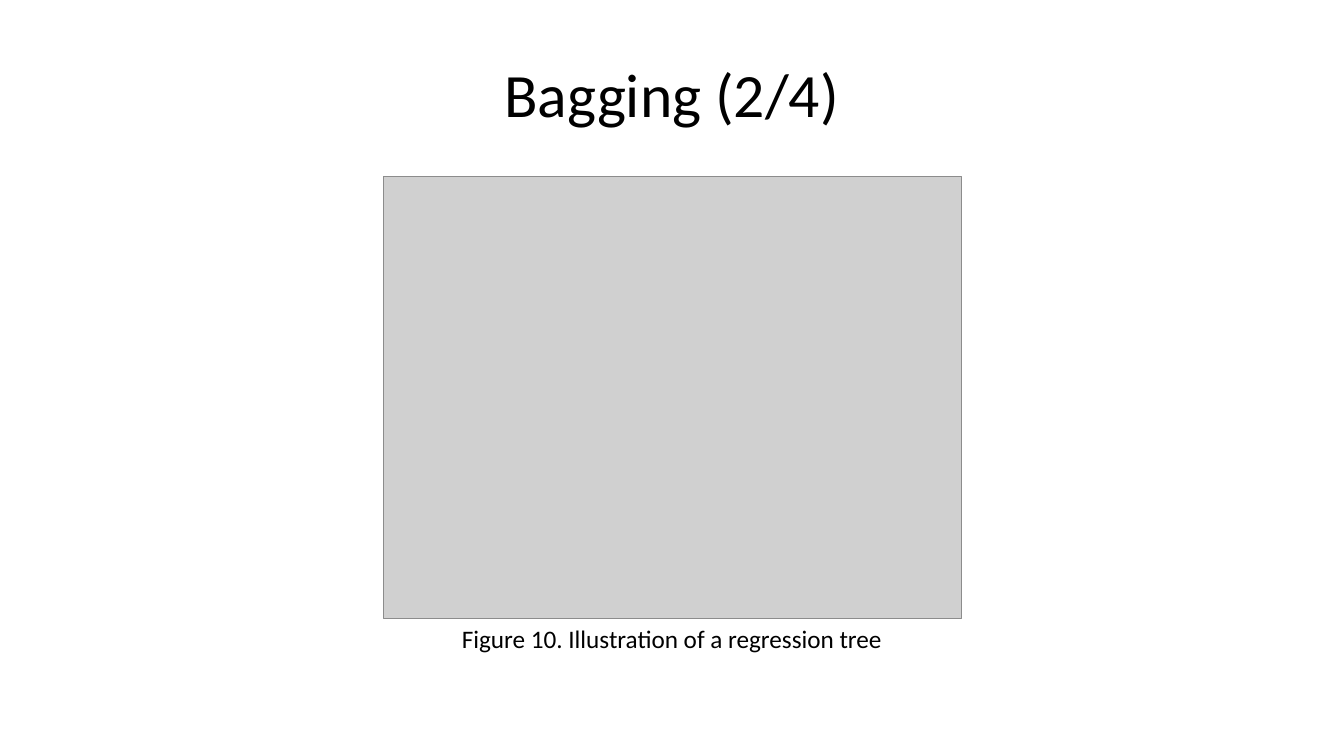
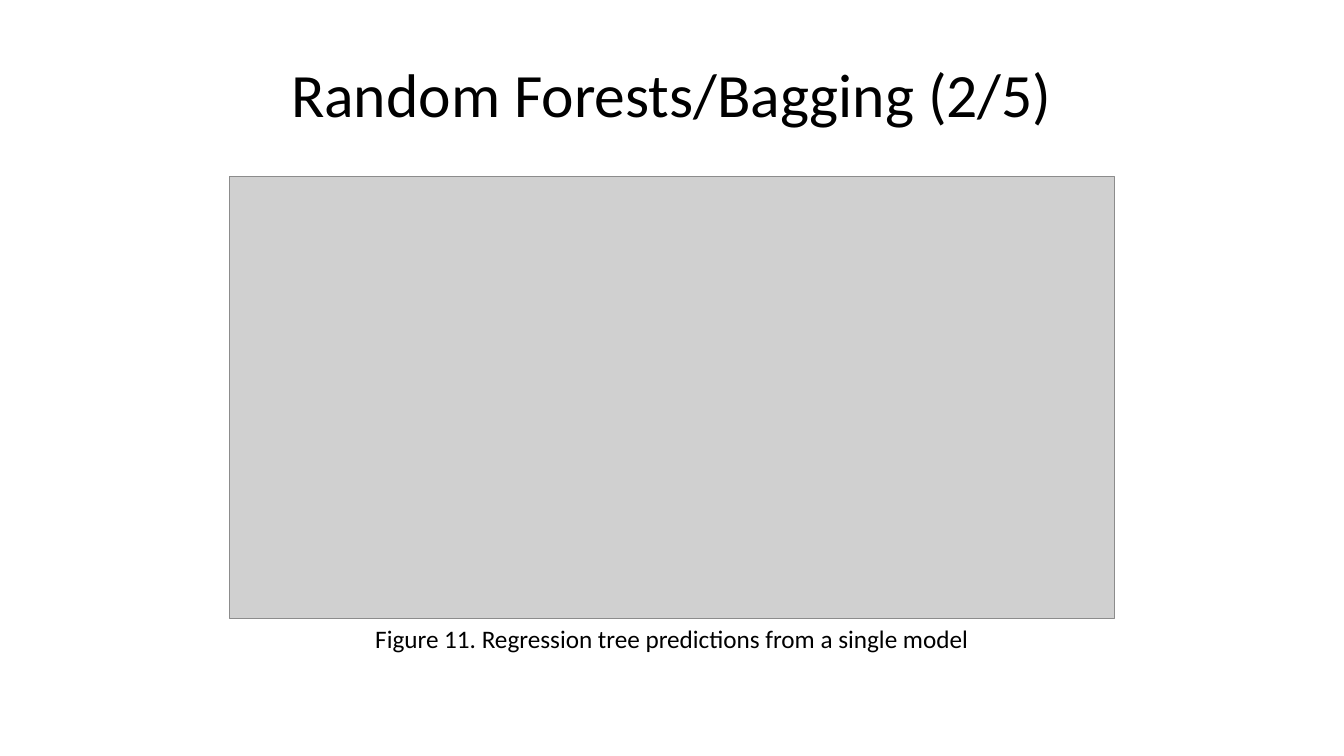
Before and after one commit to pmean/papers-and-presentations, a slide deck: slide 30 of bootstrap/src/bootstrap-slides.pptx (slide 27 before the commit). Drawn at 1344x756 pixels with LibreOffice and Linux fonts; fonts in the diff are those of the drawing; grey boxes stand for pictures. Boxes give left, top, right and bottom in pixels: in the first picture for what was removed or moved away, otherwise in the second. Text is boxed around its words. In the diff, an @@ line names an element or a change of style, - is before the commit and + after.

Commit message:
Simplified bagging example.

```diff
--- a/bootstrap/src/bootstrap-slides.pptx
+++ b/bootstrap/src/bootstrap-slides.pptx
@@ title at (x1=291, y1=72, x2=1051, y2=128): text changed @@
-Bagging (2/4)
+Random Forests/Bagging (2/5)
@@ picture resized from (x1=384, y1=176, x2=963, y2=619) to (x1=230, y1=176, x2=1115, y2=619) @@
@@ text at (x1=375, y1=630, x2=968, y2=653): text changed @@
-Figure 10. Illustration of a regression tree
+Figure 11. Regression tree predictions from a single model
```
Also in this commit, not shown: 16 other slides changed, 8 slides added, 6 slides removed, 6 other files.
